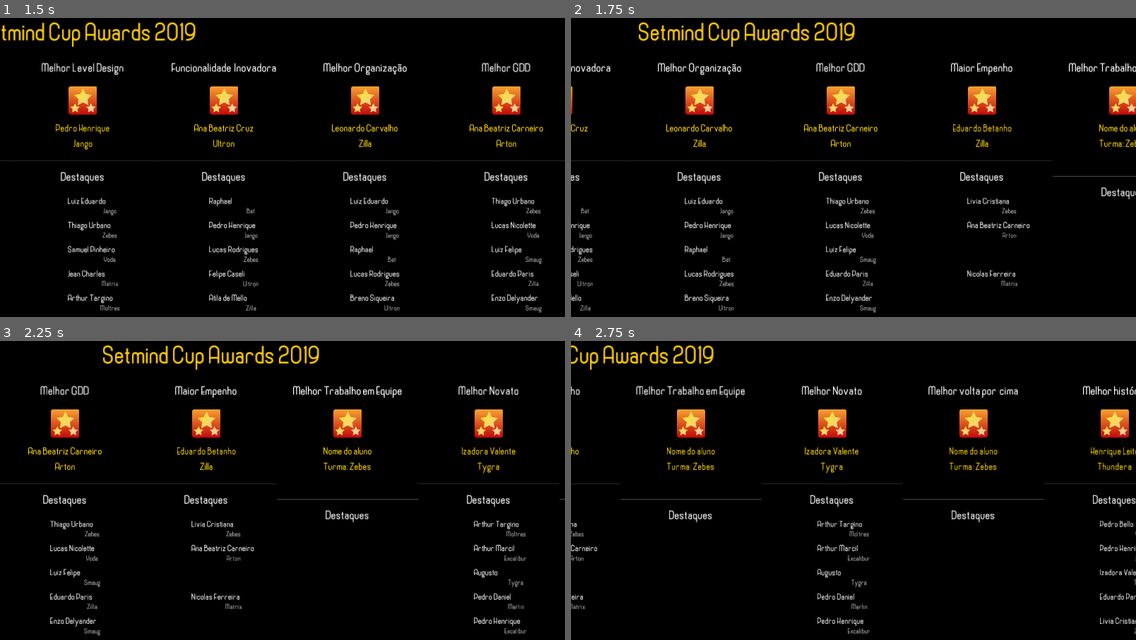
Above: before the commit, frames 1-4 (two rows, left to right).
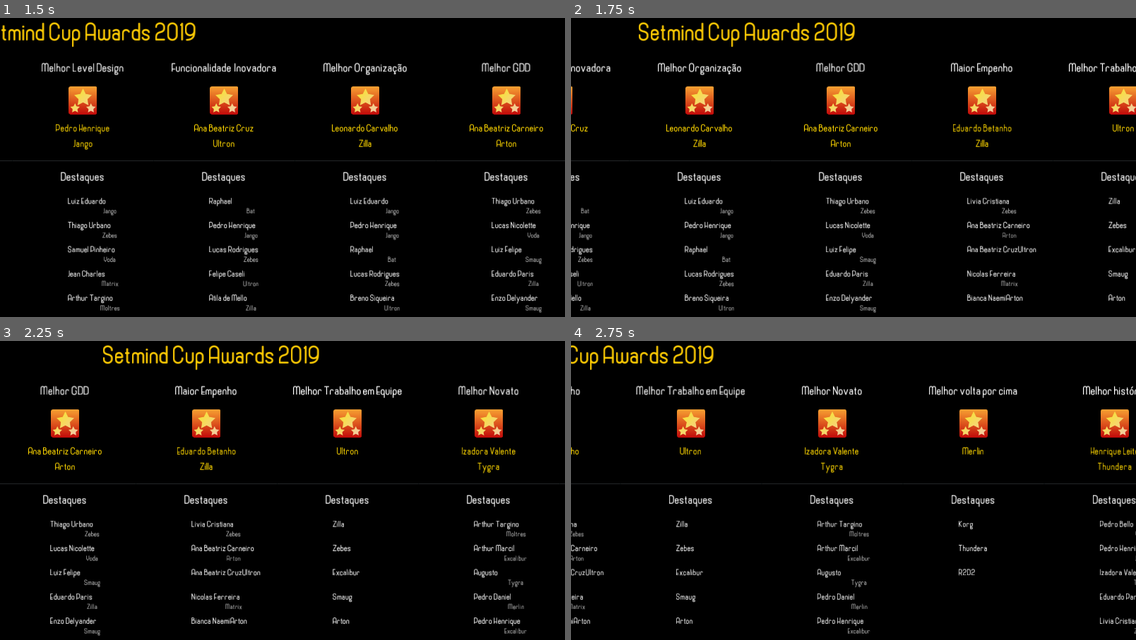
Above: after the commit, the same moments.

Repository: DrZanuff/SetmindCupAwards
Game: Godot game, scene res://Main.tscn
The game is run twice, just before and just after one commit, with the same random seed, the same clock (stepped at 60 frames per second) and the same inputs.
Inputs:
- Up to frame 1 (1.5 s): tap Enter at 0.5 s; hold D (debug_right) 0.53-1.28 s; tap Space (ui_select) at 0.77 s; hold A (debug_left) from 1.28 s (still down)
- Up to frame 2 (1.75 s): keep holding A (debug_left); tap Space (ui_select) at 1.52 s
- Up to frame 3 (2.25 s): release A (debug_left) at 2.03 s; hold D (debug_right) from 2.03 s (still down)
- Up to frame 4 (2.75 s): keep holding D (debug_right)

Frame 1 is identical in both runs. In frame 2, 0.9% of the frame differs, in the area x 70-100%, y 35-95%; in frame 3, 1.1%; in frame 4, 1.8%, in the area x 0-84%, y 14-95%.

Commit message:
Arrumado a organização

Diff:
--- a/Board/Board.gd
+++ b/Board/Board.gd
@@ -2,18 +2,13 @@
 
 
 func update_data(array,index):
-#	index = 0
-#	array = [["Melhor Papaco","Melhor Piada"],
-#	["Keith -Marvel-","Aliana -Olympo-"],
-#	["Guster -Shield-","Anderson Silba -UFC-"],
-#	["Guster -Shield-","Anderson Silba -UFC-"],
-#	["Guster -Shield-","Anderson Silba -UFC-"],
-#	["Guster -Shield-","Anderson Silba -UFC-"],
-#	["Guster -Shield-","Anderson Silba -UFC-"], ]
+
 	$Body/Title.text = array[0][index]
 	var winner = array[1][index].split(" -")
 	if winner.size() > 1:
 		$Body/Winner.text = winner[0] + "\n" + winner[1].replace("-","")
+	elif winner.size() == 1:
+		$Body/Winner.text =  winner[0].replace("-","") + "\n"
 
 	for i in range($Body/Nominiees.get_child_count() ):
 #		var photo = ""
@@ -23,4 +18,6 @@
 		if nominee.size() > 1:
 			n.text = nominee[0]
 			t.text = nominee[1].replace("-","")
+		elif nominee.size() == 1:
+			n.text = nominee[0].replace("-","")
 	pass
--- a/Debug/DebugArray.gd
+++ b/Debug/DebugArray.gd
@@ -2,48 +2,48 @@
 
 var array = [["Melhor Jogo","Melhor jogo 2D","Melhor Gameplay","Melhor Composição Artística",
 "Melhor Sonografia","Melhor Level Design","Funcionalidade  Inovadora",
-"Melhor Organização","Melhor GDD","Maior Empenho","Turma : Melhor Trabalho em Equipe",
-"Melhor Novato","Turma : Melhor volta por  cima","Melhor história","Melhor abordagem do problema",
+"Melhor Organização","Melhor GDD","Maior Empenho","Melhor Trabalho em Equipe",
+"Melhor Novato","Melhor volta por cima","Melhor história","Melhor abordagem do problema",
 "Melhor jogo 3D","Melhor referência","Melhor troca de ferramenta","Melhor Humor"],
 
 ["Bruno Cesar -Zebes-","Felipe Caseli -Ultron-","Felipe Caseli -Ultron-",
 "Lucas Rodrigues -Zebes-","Daniel Vinicius -Matrix-","Pedro Henrique -Jango-",
 "Ana Beatriz Cruz -Ultron-","Leonardo Carvalho -Zilla-","Ana Beatriz Carneiro -Arton-",
-"Eduardo Betanho -Zilla-","Ultron","Izadora Valente -Tygra-","Merlin",
+"Eduardo Betanho -Zilla-","Ultron-","Izadora Valente -Tygra-","Merlin-",
 "Henrique Leite -Thundera-","Pedro Henrique -Jango-","Pedro Munis -Tatooine-",
 "Eduardo Betanho -Zilla-","Bruno Ghellen -Excalibur-","Caio Cristiano -Zebes-"],
 
 ["Pedro Henrique -Jango-","Julia Tenorio -Tygra-","Luiz Felipe -Smaug-",
 "Livia Cristiana -Zebes-","Jean Charles -Matrix-","Luiz Eduardo -Jango-",
 "Raphael -Bat-","Luiz Eduardo -Jango-","Thiago Urbano -Zebes-",
-"Livia Cristiana -Zebes-","Zilla","Arthur Targino -Moltres-","Korg","Pedro Bello -Yoda-",
+"Livia Cristiana -Zebes-","Zilla-","Arthur Targino -Moltres-","Korg-","Pedro Bello -Yoda-",
 "Luiz Eduardo -Jango-","Rian Correa -Arton-","Thiago Urbano -Zebes-","Pedro Munis -Tatooine-",
 "João Vitor Martins -R2D2-"],
 
 ["Daniel Vinicius -Matrix-","Thiago Urbano -Zebes-","Enzo Delyander -Smaug-",
 "Lucas Nicolette -Yoda-","Livia Cristiana -Zebes-","Thiago Urbano -Zebes-",
 "Pedro Henrique -Jango-","Pedro Henrique -Jango-","Lucas Nicolette -Yoda-",
-"Ana Beatriz Carneiro -Arton-","Zebes","Arthur Marcil -Excalibur-","Thundera",
-"Pedro Henrique -Jango-","João Vitor Martins -R2D2-","","Livia Cristiana -Zebes-",
+"Ana Beatriz Carneiro -Arton-","Zebes-","Arthur Marcil -Excalibur-","Thundera-",
+"Pedro Henrique -Jango-","João Vitor Martins -R2D2-","              ","Livia Cristiana -Zebes-",
 "Felipe Guadereto -Merlin-","Felipe Ely -Tattoine-"],
 
 ["Lucas Rodrigues -Zebes-","Izadora Valente -Tygra-","Davi Watanabe -Samug-",
 "Daniel Vinicius -Matrix-","Bruno -Zebes-","Samuel Pinheiro -Yoda-",
 "Lucas Rodrigues -Zebes-","Raphael -Bat-","Luiz Felipe -Smaug-",
-"Ana Beatriz Cruz-Ultron-","Excalibur","Augusto -Tygra-","R2D2",
-"Izadora Valente -Tygra-","Lucas Nicolette -Yoda-","","Pedro Daufvenbach -Ultron-",
+"Ana Beatriz Cruz-Ultron-","Excalibur-","Augusto -Tygra-","R2D2-",
+"Izadora Valente -Tygra-","Lucas Nicolette -Yoda-","              ","Pedro Daufvenbach -Ultron-",
 "João Pedro Bamberg -Excalibur-","André Gonçalves -Zebes-"],
 
 ["Eduardo Paris -Zilla-","Jean Charles -Matrix-","Gabril Brasil -Han Solo-",
 "Jean Charles -Matrix-","Breno Siqueira -Ultron-","Jean Charles -Matrix-",
 "Felipe Caseli -Ultron-","Lucas Rodrigues -Zebes-","Eduardo Paris -Zilla-",
-"Nicolas Ferreira -Matrix-","Smaug","Pedro Daniel -Merlin-","",
-"Eduardo Paris -Zilla-","Livia Cristiana -Zebes-","","Raphael -Bat-",
+"Nicolas Ferreira -Matrix-","Smaug-","Pedro Daniel -Merlin-","              ",
+"Eduardo Paris -Zilla-","Livia Cristiana -Zebes-","              ","Raphael -Bat-",
 "Augusto Sodré-Merlin-","Bruno Cesar -Zebes-"],
 
 ["Luiz Eduardo -Jango-","Henrique Reinad -Excalibur-","Miguel Quadros -Han Solo-",
 "Caio Cristiano -Zebes-","Bernardo Siqueira -Ultron-","Arthur Targino -Moltres-",
 "Atila de Mello -Zilla-","Breno Siqueira -Ultron-","Enzo Delyander -Smaug-",
-"Bianca Naemi-Arton-","Arton","Pedro Henrique -Excalibur-","",
-"Livia Cristiana -Zebes-","Bernardo Siqueira -Ultron-","","Thiago Urbano -Zebes-",
+"Bianca Naemi-Arton-","Arton-","Pedro Henrique -Excalibur-","              ",
+"Livia Cristiana -Zebes-","Bernardo Siqueira -Ultron-","              ","Thiago Urbano -Zebes-",
 "Gabriel Moura-Excalibur-","Pedro Daufvenbach -Ultron-"]]
--- a/Main.gd
+++ b/Main.gd
@@ -64,7 +64,7 @@
 		for i in range(x):
 			var new_obj = obj.instance()
 			holder.add_child(new_obj)
-			new_obj.update_data(get_node("data").array,i)
+			new_obj.update_data(get_node("data").array,i) ######################Colocar i aqui
 #			new_obj.text = str("Object ", holder.get_child_count() )
 #			new_obj.get_node("Body/Title").text = str("Object ", holder.get_child_count() )
 
--- a/data.gd
+++ b/data.gd
@@ -3,7 +3,7 @@
 var array = [["Melhor Jogo","Melhor jogo 2D","Melhor Gameplay","Melhor Composição Artística",
 "Melhor Sonografia","Melhor Level Design","Funcionalidade  Inovadora",
 "Melhor Organização","Melhor GDD","Maior Empenho","Melhor Trabalho em Equipe",
-"Melhor Novato","Melhor volta por  cima","Melhor história","Melhor abordagem do problema",
+"Melhor Novato","Melhor volta por cima","Melhor história","Melhor abordagem do problema",
 "Melhor jogo 3D","Melhor referência","Melhor troca de ferramenta","Melhor Humor"],
 
 ["Bruno Cesar -Zebes-","Felipe Caseli -Ultron-","Felipe Caseli -Ultron-",
